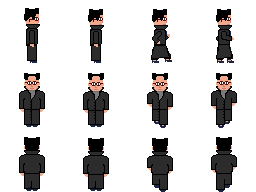
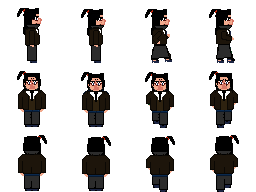
Revision of a layered 256 × 192 image; what changed, layer by layer:
showed "3PIECE SUIT" over [18, 27, 238, 175]
showed "POLICE TOP copy" over [19, 27, 237, 177]
showed "BLUE SUIT" over [19, 27, 237, 177]
showed "BROWN BLAZER" over [19, 27, 237, 177]
showed "CAMO TOP" over [20, 28, 236, 174]
showed "BEIGE SHIRT" over [19, 28, 237, 174]
showed "BLACK HAIR LONG" over [23, 9, 233, 162]
showed "BLACK HAIR SHORT" over [24, 10, 232, 154]
showed "BLACK HAIR SHORT 2" over [24, 10, 232, 154]
showed "PIGTAILS" over [17, 8, 239, 153]
showed "FACE 6" over [23, 17, 233, 88]
showed "FACE 5" over [27, 16, 234, 90]
showed "FACE 4" over [26, 17, 232, 88]
showed "FACE 2" over [28, 17, 232, 90]
showed "FACE 3" over [27, 16, 232, 89]
showed "POLICE PANTS" over [25, 44, 231, 188]
showed "BROWN PANTS" over [25, 44, 231, 188]
showed "BLACK SHOES" over [25, 58, 235, 192]
